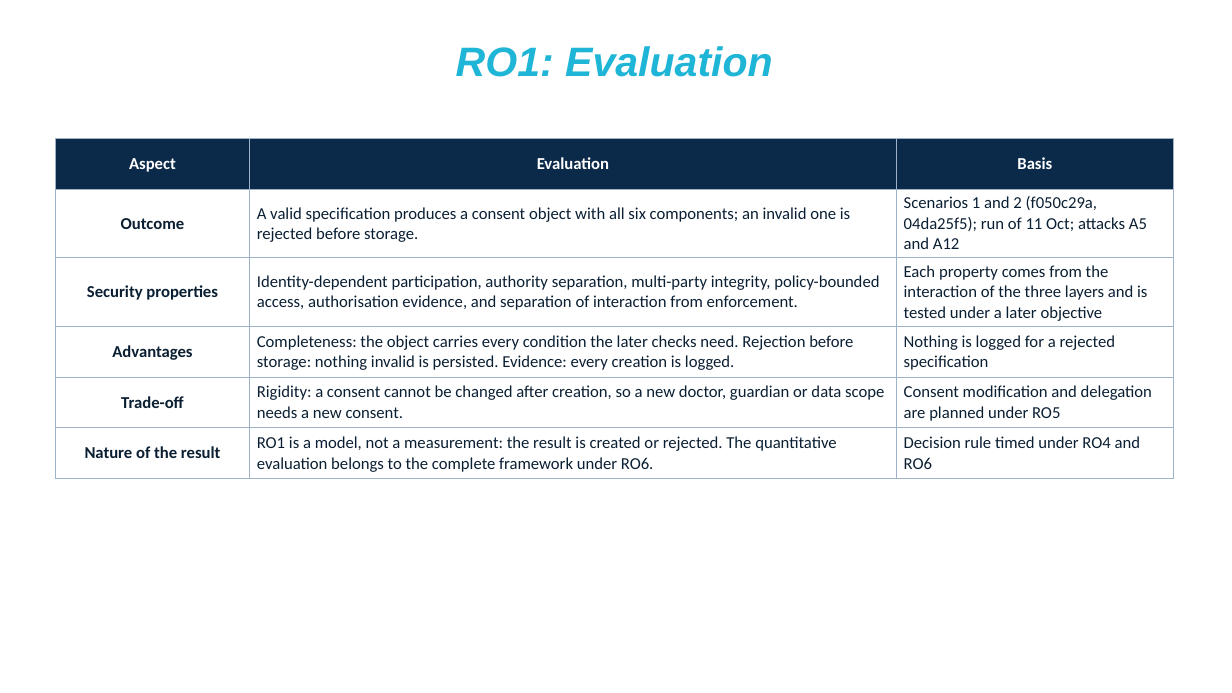
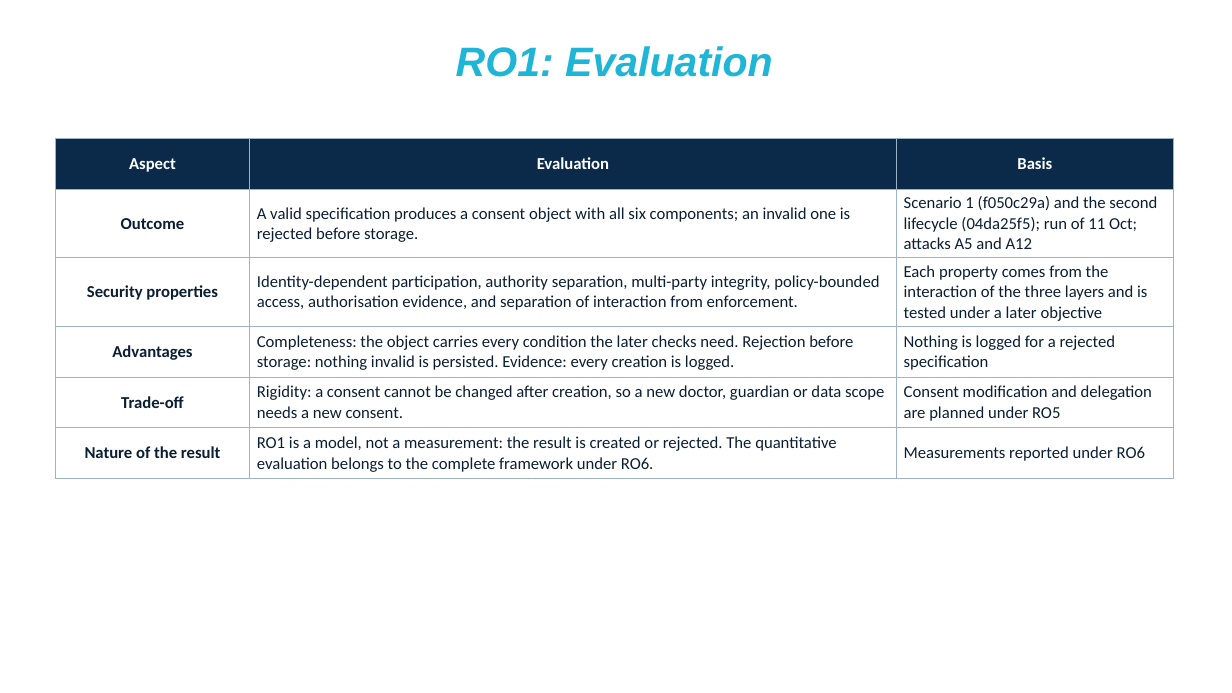
Before and after one commit to yasir12345678900/HealthRWA-Sepolia-Personal-try, a slide deck: slide 22 of docs/Yasir_Alyoubi_CA2_final_RO_validation.pptm. Drawn at 1232x693 pixels with LibreOffice and Linux fonts; fonts in the diff are those of the drawing; background and template pictures are left out. Boxes give left, top, right and bottom in pixels: in the first picture for what was removed or moved away, otherwise in the second. Text is boxed around its words. In the diff, an @@ line names an element or a change of style, - is before the commit and + after.

```diff
--- a/docs/Yasir_Alyoubi_CA2_final_RO_validation.pptm
+++ b/docs/Yasir_Alyoubi_CA2_final_RO_validation.pptm
@@ table at (55,139,1174,543) @@
-row 2, column 3: Scenarios 1 and 2 (f050c29a, 04da25f5); run of 11 Oct; attacks A5 and A12
+row 2, column 3: Scenario 1 (f050c29a) and the second lifecycle (04da25f5); run of 11 Oct; attacks A5 and A12
-row 6, column 3: Decision rule timed under RO4 and RO6
+row 6, column 3: Measurements reported under RO6
```
